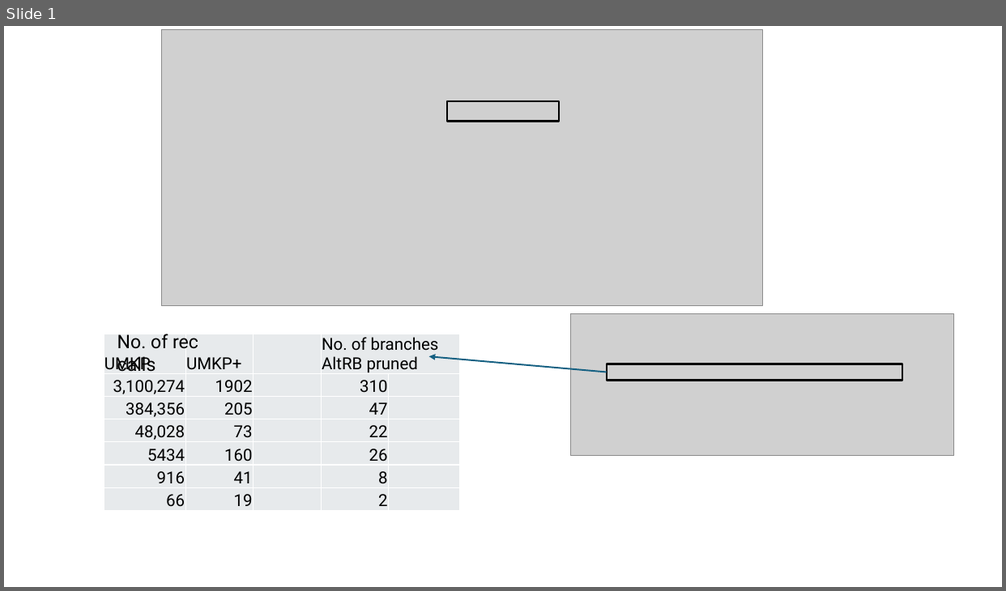
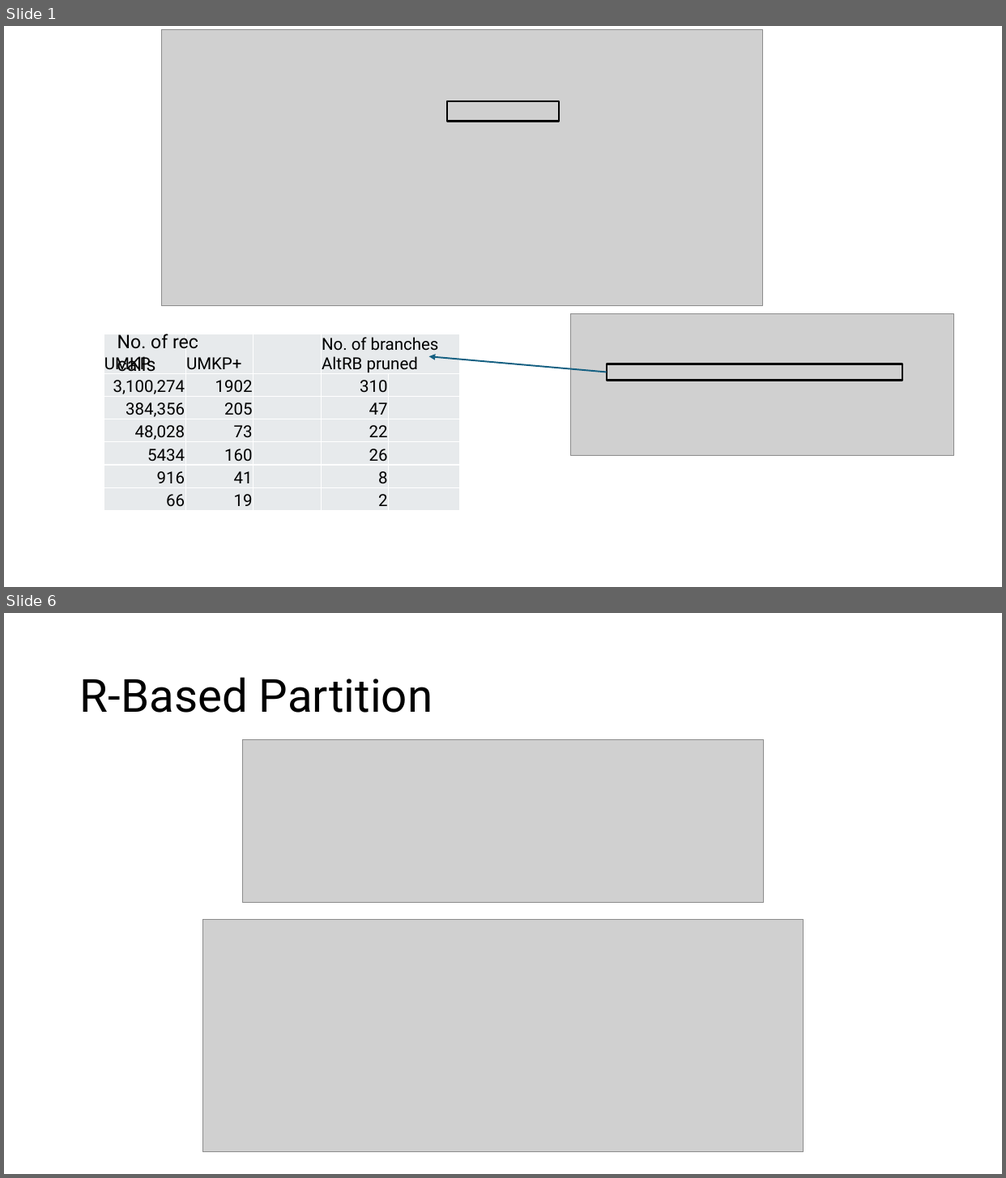
Before and after one commit to akhlaqueak/kplex-ML, a slide deck: results explorations.pptx. Shown one above the other, each under a label of ours: slide 1 before the commit, slides 1 and 6 after it; the slides between them are not shown. The pictures are 1006x591 and 1006x1178 pixels, drawn with LibreOffice and Linux fonts; fonts in the diff are those of the drawing; grey boxes stand for pictures. Boxes give left, top, right and bottom in pixels: in the first picture for what was removed or moved away, otherwise in the second. Text is boxed around its words. In the diff, an @@ line names an element or a change of style, - is before the commit and + after.

```diff
--- a/results explorations.pptx
+++ b/results explorations.pptx
@@ slide 6 added at <box>4,613,1002,1174</box>, background #FFFFFF @@
@@ title added at <box>80,677,432,713</box>, 44 pt, text #000000 @@
+R-Based Partition
@@ picture added at <box>243,739,763,903</box> @@
@@ picture added at <box>203,920,803,1152</box> @@
```
Also in this commit, not shown: 2 other slides added, 7 other files.
